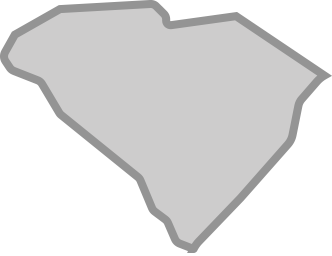
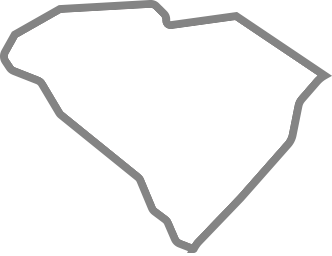
Layers edited between the first and the second 332×256 image:
pixels changed over [0, 0, 332, 253] (layer not identified)
